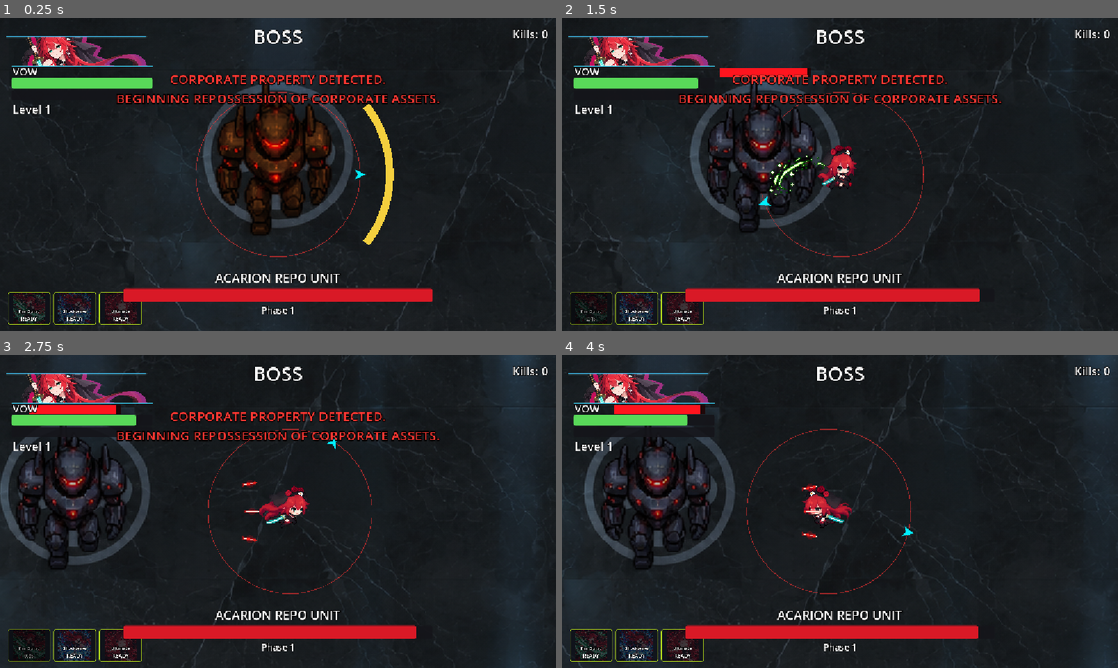
Above: before the commit, frames 1-4 (two rows, left to right).
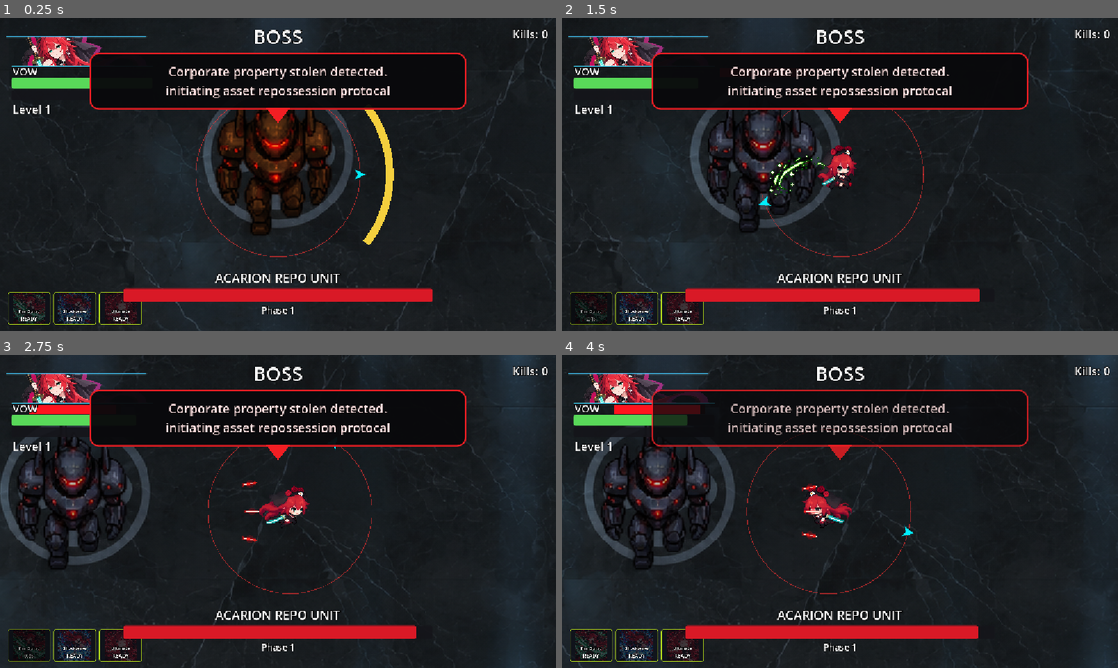
Above: after the commit, the same moments.

Repository: Shaheer-Abbasi/Projekt-Novi
Game: Godot game, scene res://scenes/Levels/2.tscn
Two runs of this game, one before a commit and one after it. Both use one fixed random seed, a clock stepped at 60 frames per second and the inputs below. This scene is started directly instead of the project's main scene. Video files are missing from this copy of the repository; at most half a second of black plays in their place. Sound files missing from this copy of the repository are replaced by a short silence.
Inputs (mouse positions are in pixels of both pictures, inside the frame that each line leads up to):
- Up to frame 1 (0.25 s): no input
- Up to frame 2 (1.5 s): tap Enter at 0.5 s; move the mouse to (962, 158) at 0.52 s; hold D (right) 0.53-1.25 s; tap 1 (ability_1) at 0.6 s; click (962, 158) at 0.67 s; drag from (728, 190) to (812, 237) at 1.27 s
- Up to frame 3 (2.75 s): move the mouse to (333, 442) at 2.02 s; hold D (right) from 2.03 s (still down); tap Shift (ability_3) at 2.1 s
- Up to frame 4 (4 s): release D (right) at 2.75 s; drag from (812, 574) to (817, 483) at 2.77 s; move the mouse to (1006, 558) at 3.52 s; hold A (left) from 3.53 s (still down); tap R at 3.6 s

The runs differ from the first frame. In frame 1, 5.2% of the frame differs, in the area x 16-84%, y 11-34%; in frame 2, 5.3%; in frame 3, 4.7%; in frame 4, 3.3%.

Commit message:
Add Acarion speech bubble and sterilization countdown

Diff:
--- a/projekt-novi/scripts/Temp_Scripts/acarion_repo_unit.gd
+++ b/projekt-novi/scripts/Temp_Scripts/acarion_repo_unit.gd
@@ -31,7 +31,7 @@
 
 @export_group("Kamikaze")
 @export_range(0.05, 0.9, 0.01) var kamikaze_health_ratio: float = 0.25
-@export var kamikaze_windup: float = 2.35
+@export var kamikaze_windup: float = 11.5
 @export var explosion_radius: float = 900.0
 
 var _repo_state: RepoState = RepoState.COMBAT
@@ -43,8 +43,12 @@
 var _facing_dir: Vector2 = Vector2.RIGHT
 var _spin_recovery_left: float = 0.0
 var _message_layer: CanvasLayer
+var _message_panel: PanelContainer
 var _message_label: Label
 var _message_tween: Tween
+var _kamikaze_intro_left: float = 0.0
+var _countdown_value: int = 10
+var _countdown_tick_left: float = 0.0
 
 
 func _ready() -> void:
@@ -54,7 +58,7 @@
 	stats.ranged = false
 	stats.speed = 0.0
 	_setup_message_ui()
-	call_deferred("_announce", "CORPORATE PROPERTY DETECTED.\nBEGINNING REPOSSESSION OF CORPORATE ASSETS.", 3.8)
+	call_deferred("_announce", "Corporate property stolen detected.\ninitiating asset repossession protocal", 4.2)
 
 
 func _physics_process(delta: float) -> void:
@@ -193,9 +197,12 @@
 	phase_changed.emit(phase)
 	_repo_state = RepoState.KAMIKAZE
 	_repo_state_left = kamikaze_windup
+	_kamikaze_intro_left = 1.5
+	_countdown_value = 10
+	_countdown_tick_left = 0.0
 	velocity = Vector2.ZERO
 	_set_tint(Color(1.0, 0.02, 0.02))
-	_announce("INITIATING KAMIKAZE MODE", kamikaze_windup)
+	_announce("Corporate confidentiality compromised.\nBeginning total facility sterilization", 1.5)
 	if is_instance_valid(player):
 		player.shake(7.0, kamikaze_windup)
 	RingFX.spawn(get_parent(), global_position, 180.0, Color(1.0, 0.0, 0.0), kamikaze_windup)
@@ -204,6 +211,15 @@
 
 func _update_kamikaze(delta: float) -> void:
 	_repo_state_left -= delta
+	_kamikaze_intro_left -= delta
+
+	if _kamikaze_intro_left <= 0.0 and _countdown_value > 0:
+		_countdown_tick_left -= delta
+		if _countdown_tick_left <= 0.0:
+			_announce("%d..." % _countdown_value, 1.0)
+			_countdown_value -= 1
+			_countdown_tick_left = 1.0
+
 	# Faster pulse as the timer approaches zero.
 	var pulse := 0.55 + 0.45 * sin(Time.get_ticks_msec() * 0.02)
 	sprite.modulate = Color(1.0, 0.05 + pulse * 0.28, 0.05 + pulse * 0.08)
@@ -232,18 +248,43 @@
 	_message_layer.layer = 20
 	add_child(_message_layer)
 
+	_message_panel = PanelContainer.new()
+	_message_panel.set_anchors_preset(Control.PRESET_CENTER_TOP)
+	_message_panel.position = Vector2(-390.0, 72.0)
+	_message_panel.custom_minimum_size = Vector2(780.0, 118.0)
+
+	var bubble := StyleBoxFlat.new()
+	bubble.bg_color = Color(0.035, 0.035, 0.045, 0.96)
+	bubble.border_color = Color(0.95, 0.12, 0.14, 1.0)
+	bubble.set_border_width_all(3)
+	bubble.set_corner_radius_all(18)
+	bubble.content_margin_left = 28.0
+	bubble.content_margin_right = 28.0
+	bubble.content_margin_top = 18.0
+	bubble.content_margin_bottom = 18.0
+	_message_panel.add_theme_stylebox_override("panel", bubble)
+	_message_panel.visible = false
+	_message_layer.add_child(_message_panel)
+
 	_message_label = Label.new()
-	_message_label.set_anchors_preset(Control.PRESET_CENTER_TOP)
-	_message_label.position = Vector2(-440.0, 92.0)
-	_message_label.size = Vector2(880.0, 110.0)
+	_message_label.custom_minimum_size = Vector2(720.0, 78.0)
 	_message_label.horizontal_alignment = HORIZONTAL_ALIGNMENT_CENTER
 	_message_label.vertical_alignment = VERTICAL_ALIGNMENT_CENTER
-	_message_label.add_theme_font_size_override("font_size", 27)
-	_message_label.add_theme_color_override("font_color", Color(1.0, 0.22, 0.20))
-	_message_label.add_theme_color_override("font_outline_color", Color(0.02, 0.01, 0.01))
-	_message_label.add_theme_constant_override("outline_size", 8)
-	_message_label.visible = false
-	_message_layer.add_child(_message_label)
+	_message_label.autowrap_mode = TextServer.AUTOWRAP_WORD_SMART
+	_message_label.add_theme_font_size_override("font_size", 26)
+	_message_label.add_theme_color_override("font_color", Color(1.0, 0.88, 0.88))
+	_message_label.add_theme_color_override("font_outline_color", Color(0.0, 0.0, 0.0))
+	_message_label.add_theme_constant_override("outline_size", 4)
+	_message_panel.add_child(_message_label)
+
+	var tail := Polygon2D.new()
+	tail.polygon = PackedVector2Array([
+		Vector2(365.0, 114.0),
+		Vector2(415.0, 114.0),
+		Vector2(390.0, 146.0)
+	])
+	tail.color = Color(0.95, 0.12, 0.14, 1.0)
+	_message_panel.add_child(tail)
 
 
 func _announce(message: String, duration: float = 2.0) -> void:
@@ -252,12 +293,12 @@
 	if _message_tween != null:
 		_message_tween.kill()
 	_message_label.text = message
-	_message_label.modulate.a = 1.0
-	_message_label.visible = true
+	_message_panel.modulate.a = 1.0
+	_message_panel.visible = true
 	_message_tween = create_tween()
-	_message_tween.tween_interval(maxf(duration - 0.35, 0.1))
-	_message_tween.tween_property(_message_label, "modulate:a", 0.0, 0.35)
-	_message_tween.tween_callback(_message_label.hide)
+	_message_tween.tween_interval(maxf(duration - 0.25, 0.1))
+	_message_tween.tween_property(_message_panel, "modulate:a", 0.0, 0.25)
+	_message_tween.tween_callback(_message_panel.hide)
 
 
 func _draw() -> void:
